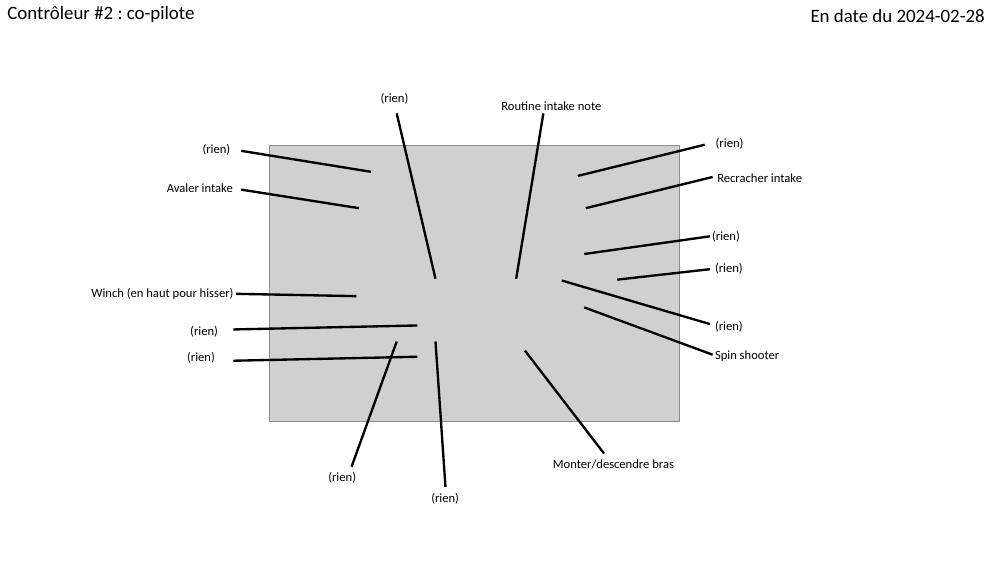
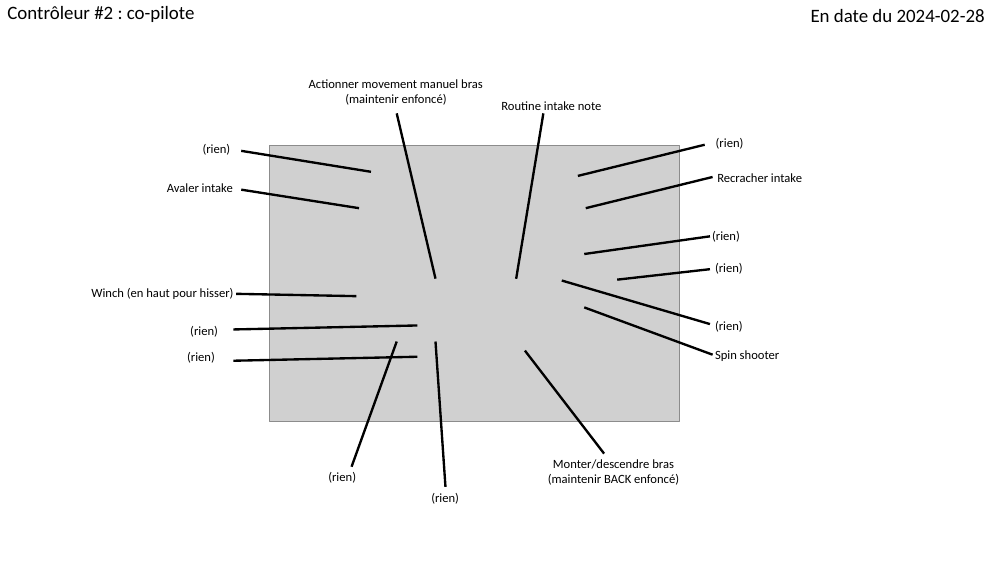
Before and after one commit to Fenix4947-2015/robot2024, a slide deck: slide 2 of contrôles robot 2024.pptx. Drawn at 1008x567 pixels with LibreOffice and Linux fonts; fonts in the diff are those of the drawing; grey boxes stand for pictures. Boxes give left, top, right and bottom in pixels: in the first picture for what was removed or moved away, otherwise in the second. Text is boxed around its words. In the diff, an @@ line names an element or a change of style, - is before the commit and + after.

Commit message:
ppt controles

```diff
--- a/contrôles robot 2024.pptx
+++ b/contrôles robot 2024.pptx
@@ text at [309,79,483,105]: text changed @@
-(rien)
+Actionner movement manuel bras
+(maintenir enfoncé)
@@ text at [548,474,679,485]: paragraph added @@
+(maintenir BACK enfoncé)
```
